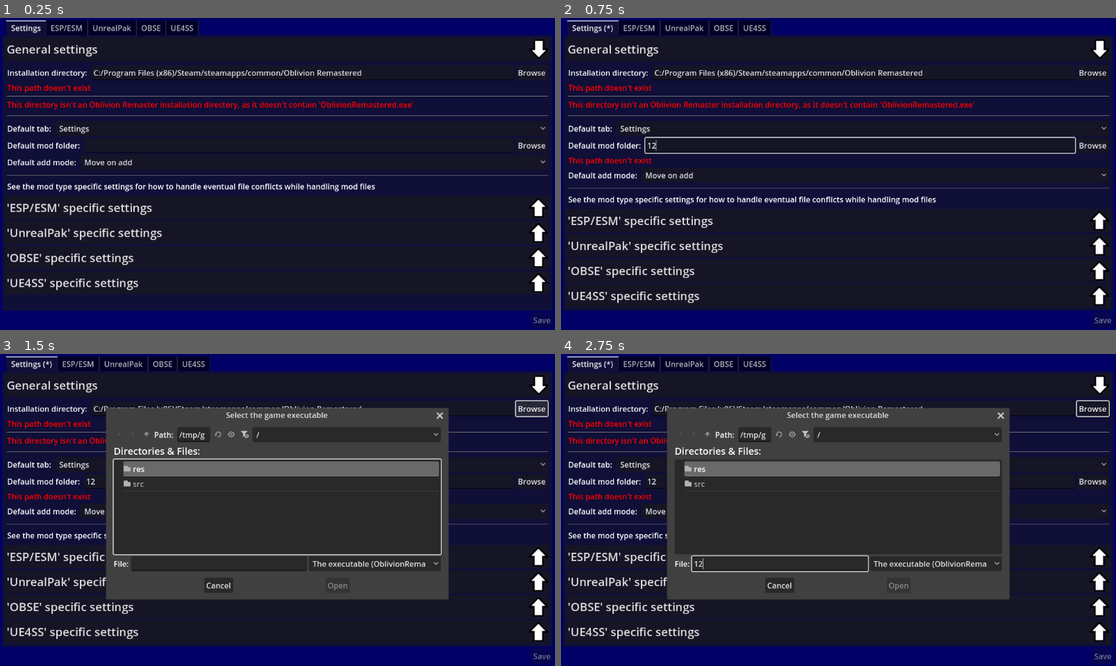
Above: before the commit, frames 1-4 (two rows, left to right).
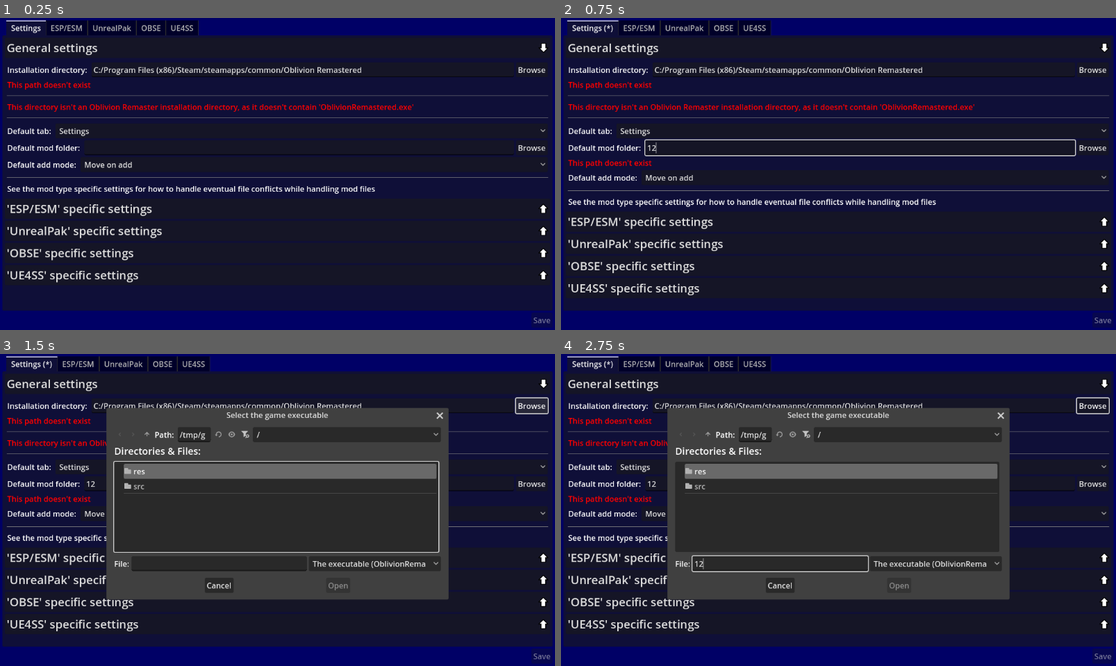
Above: after the commit, the same moments.

Repository: TheNamlessGuy/oblivion-remaster-mod-manager
Game: Godot game, scene res://src/main_window.tscn
The game is run twice, just before and just after one commit, with the same random seed, the same clock (stepped at 60 frames per second) and the same inputs.
Inputs (mouse positions are in pixels of both pictures, inside the frame that each line leads up to):
- Up to frame 1 (0.25 s): no input
- Up to frame 2 (0.75 s): click (860, 145) at 0.52 s; type "12" at 0.6 s
- Up to frame 3 (1.5 s): click "Browse" at 1.25 s
- Up to frame 4 (2.75 s): click (777, 563) at 2.02 s; type "12" at 2.1 s

The runs differ from the first frame. In frame 1, 8.8% of the frame differs, in the area x 1-99%, y 6-88%; in frame 2, 10%, in the area x 1-99%, y 6-93%; in frame 3, 8.7%; in frame 4, 7.4%.

Commit message:
Added custom theme support
Fixes #13

Diff:
--- a/project/project.godot
+++ b/project/project.godot
@@ -22,6 +22,7 @@
 Log="*res://src/global_scripts/log.gd"
 Config="*res://src/global_scripts/config.gd"
 CopyOnActivationMods="*res://src/global_scripts/copy_on_activation_mods.gd"
+ThemeManager="*res://src/global_scripts/theme_manager.gd"
 
 [display]
 
--- /dev/null
+++ b/project/res/default_theme.tres
@@ -0,0 +1,10 @@
+[gd_resource type="Theme" format=3 uid="uid://c10b6gwhnjmvi"]
+
+[resource]
+Button/constants/icon_max_width = 20
+HSeparator/constants/separation = 15
+MainWindow/colors/background_color = Color(0, 0, 0.4, 1)
+MarginContainer/constants/margin_bottom = 5
+MarginContainer/constants/margin_left = 5
+MarginContainer/constants/margin_right = 5
+MarginContainer/constants/margin_top = 5
--- a/project/src/components/mod_selector/mod_selector.tscn
+++ b/project/src/components/mod_selector/mod_selector.tscn
@@ -33,10 +33,6 @@
 [node name="MarginContainer" type="MarginContainer" parent="."]
 layout_mode = 2
 size_flags_horizontal = 3
-theme_override_constants/margin_left = 5
-theme_override_constants/margin_top = 5
-theme_override_constants/margin_right = 5
-theme_override_constants/margin_bottom = 5
 
 [node name="ScrollContainer" type="ScrollContainer" parent="MarginContainer"]
 layout_mode = 2
@@ -80,7 +76,6 @@
 size_flags_horizontal = 4
 size_flags_vertical = 4
 tooltip_text = "Move the selected mods up one step in the list"
-theme_override_constants/icon_max_width = 20
 icon = ExtResource("2_5wjti")
 icon_alignment = 1
 
@@ -89,7 +84,6 @@
 size_flags_horizontal = 4
 size_flags_vertical = 4
 tooltip_text = "Move the selected mods down one step in the list"
-theme_override_constants/icon_max_width = 20
 icon = ExtResource("2_62o63")
 icon_alignment = 1
 
@@ -154,7 +148,6 @@
 size_flags_horizontal = 4
 size_flags_vertical = 4
 tooltip_text = "Add new mods"
-theme_override_constants/icon_max_width = 20
 icon = ExtResource("6_ux7iu")
 
 [node name="FileDialog" type="FileDialog" parent="MarginContainer/ScrollContainer/VBoxContainer/ModLists/AvailableModsContainer/Header/AddButton"]
@@ -164,7 +157,6 @@
 size_flags_horizontal = 4
 size_flags_vertical = 4
 tooltip_text = "Remove selected mods"
-theme_override_constants/icon_max_width = 20
 icon = ExtResource("7_wgbqt")
 
 [node name="AvailableMods" type="ItemList" parent="MarginContainer/ScrollContainer/VBoxContainer/ModLists/AvailableModsContainer"]
--- a/project/src/components/settings/collapsible_settings_region.tscn
+++ b/project/src/components/settings/collapsible_settings_region.tscn
@@ -25,10 +25,6 @@
 
 [node name="ChildContainerContainer" type="MarginContainer" parent="."]
 layout_mode = 2
-theme_override_constants/margin_left = 5
-theme_override_constants/margin_top = 5
-theme_override_constants/margin_right = 5
-theme_override_constants/margin_bottom = 5
 
 [node name="ChildContainer" type="VBoxContainer" parent="ChildContainerContainer"]
 layout_mode = 2
--- a/project/src/components/settings_tab.tscn
+++ b/project/src/components/settings_tab.tscn
@@ -18,10 +18,6 @@
 anchor_bottom = 1.0
 grow_horizontal = 2
 grow_vertical = 2
-theme_override_constants/margin_left = 5
-theme_override_constants/margin_top = 5
-theme_override_constants/margin_right = 5
-theme_override_constants/margin_bottom = 5
 script = ExtResource("1_byv1d")
 
 [node name="ScrollContainer" type="ScrollContainer" parent="."]
@@ -46,7 +42,6 @@
 
 [node name="HSeparator1" type="HSeparator" parent="ScrollContainer/VBoxContainer/GeneralSettings"]
 layout_mode = 2
-theme_override_constants/separation = 15
 
 [node name="DefaultTabSelector" parent="ScrollContainer/VBoxContainer/GeneralSettings" instance=ExtResource("4_p0sff")]
 layout_mode = 2
@@ -82,7 +77,6 @@
 
 [node name="HSeparator2" type="HSeparator" parent="ScrollContainer/VBoxContainer/GeneralSettings"]
 layout_mode = 2
-theme_override_constants/separation = 15
 
 [node name="FileConflictModTypeInfo" type="Label" parent="ScrollContainer/VBoxContainer/GeneralSettings"]
 layout_mode = 2
@@ -106,7 +100,6 @@
 
 [node name="HSeparator1" type="HSeparator" parent="ScrollContainer/VBoxContainer/EspEsmSettings"]
 layout_mode = 2
-theme_override_constants/separation = 15
 
 [node name="DefaultModFolderSelector" parent="ScrollContainer/VBoxContainer/EspEsmSettings" instance=ExtResource("2_p0sff")]
 layout_mode = 2
@@ -131,7 +124,6 @@
 
 [node name="HSeparator2" type="HSeparator" parent="ScrollContainer/VBoxContainer/EspEsmSettings"]
 layout_mode = 2
-theme_override_constants/separation = 15
 
 [node name="AddModConflictSelector" parent="ScrollContainer/VBoxContainer/EspEsmSettings" instance=ExtResource("4_p0sff")]
 layout_mode = 2
@@ -193,7 +185,6 @@
 
 [node name="HSeparator1" type="HSeparator" parent="ScrollContainer/VBoxContainer/UnrealPakSettings"]
 layout_mode = 2
-theme_override_constants/separation = 15
 
 [node name="AvailableModFolderSelector" parent="ScrollContainer/VBoxContainer/UnrealPakSettings" instance=ExtResource("2_p0sff")]
 layout_mode = 2
@@ -227,7 +218,6 @@
 
 [node name="HSeparator2" type="HSeparator" parent="ScrollContainer/VBoxContainer/UnrealPakSettings"]
 layout_mode = 2
-theme_override_constants/separation = 15
 
 [node name="AddModConflictSelector" parent="ScrollContainer/VBoxContainer/UnrealPakSettings" instance=ExtResource("4_p0sff")]
 layout_mode = 2
@@ -309,7 +299,6 @@
 
 [node name="HSeparator1" type="HSeparator" parent="ScrollContainer/VBoxContainer/OBSESettings"]
 layout_mode = 2
-theme_override_constants/separation = 15
 
 [node name="AvailableModFolderSelector" parent="ScrollContainer/VBoxContainer/OBSESettings" instance=ExtResource("2_p0sff")]
 layout_mode = 2
@@ -343,7 +332,6 @@
 
 [node name="HSeparator2" type="HSeparator" parent="ScrollContainer/VBoxContainer/OBSESettings"]
 layout_mode = 2
-theme_override_constants/separation = 15
 
 [node name="AddModConflictSelector" parent="ScrollContainer/VBoxContainer/OBSESettings" instance=ExtResource("4_p0sff")]
 layout_mode = 2
@@ -425,7 +413,6 @@
 
 [node name="HSeparator1" type="HSeparator" parent="ScrollContainer/VBoxContainer/UE4SSSettings"]
 layout_mode = 2
-theme_override_constants/separation = 15
 
 [node name="DefaultModFolderSelector" parent="ScrollContainer/VBoxContainer/UE4SSSettings" instance=ExtResource("2_p0sff")]
 layout_mode = 2
@@ -450,7 +437,6 @@
 
 [node name="HSeparator2" type="HSeparator" parent="ScrollContainer/VBoxContainer/UE4SSSettings"]
 layout_mode = 2
-theme_override_constants/separation = 15
 
 [node name="AddModConflictSelector" parent="ScrollContainer/VBoxContainer/UE4SSSettings" instance=ExtResource("4_p0sff")]
 layout_mode = 2
--- a/project/src/global_scripts/global.gd
+++ b/project/src/global_scripts/global.gd
@@ -35,7 +35,11 @@
     return "namless-oblivion-remaster-mod-manager"
   return FileSystem.get_filename(OS.get_executable_path(), [".exe"])
 
-func get_executable_directory() -> String: return FileSystem.get_directory(OS.get_executable_path())
+func get_executable_directory() -> String:
+  if OS.is_debug_build():
+    return ProjectSettings.globalize_path("res://")
+  return FileSystem.get_directory(OS.get_executable_path())
+
 func get_manager_folder() -> String: return FileSystem.path([get_executable_directory(), get_executable_name()])
 func get_manager_subpath(file: String) -> String: return FileSystem.path([get_manager_folder(), file])
 
--- /dev/null
+++ b/project/src/global_scripts/theme_manager.gd
@@ -0,0 +1,27 @@
+extends Node
+
+# For typing
+enum Key {
+  UNKNOWN          = -1,
+
+  BACKGROUND_COLOR = 0,
+}
+
+# For usage
+const UNKNOWN = ThemeManager.Key.UNKNOWN
+const BACKGROUND_COLOR = ThemeManager.Key.BACKGROUND_COLOR
+
+func color(key: ThemeManager.Key, for_node: Control) -> Color:
+  return for_node.get_theme_color(_enum_key_to_str(key), for_node.get_name())
+
+func _ready() -> void:
+  var path = Global.get_manager_subpath("theme.tres")
+  if FileSystem.is_file(path):
+    var theme = load(path)
+    var children = get_tree().get_root().get_children()
+    for child in children:
+      if child is MainWindow:
+        child.theme = theme
+
+func _enum_key_to_str(key: ThemeManager.Key) -> String:
+  return ThemeManager.Key.find_key(key).to_lower()
--- a/project/src/main_window.gd
+++ b/project/src/main_window.gd
@@ -3,12 +3,15 @@
 
 @export var save_button: Button
 @export var tab_container: WindowTabContainer
+@export var background: ColorRect
 
 func _ready() -> void:
   save_button.button_up.connect(_on_save_button_pressed)
   tab_container.tab_changed.connect(_on_tab_changed)
 
   _on_tab_changed(tab_container.current_tab)
+
+  background.color = ThemeManager.color(ThemeManager.BACKGROUND_COLOR, self)
 
 func _on_save_button_pressed() -> void:
   tab_container.tab_node(tab_container.current_tab).save()
--- a/project/src/main_window.tscn
+++ b/project/src/main_window.tscn
@@ -1,18 +1,21 @@
-[gd_scene load_steps=3 format=3 uid="uid://bjwv31s6dex8a"]
+[gd_scene load_steps=4 format=3 uid="uid://bjwv31s6dex8a"]
 
 [ext_resource type="Script" uid="uid://ygkki874fl4x" path="res://src/main_window.gd" id="1_8yauh"]
+[ext_resource type="Theme" uid="uid://c10b6gwhnjmvi" path="res://res/default_theme.tres" id="2_bkkg0"]
 [ext_resource type="PackedScene" uid="uid://0po52glch3w" path="res://src/components/window_tab_container.tscn" id="2_l4bt5"]
 
-[node name="MainWindow" type="Control" node_paths=PackedStringArray("save_button", "tab_container")]
+[node name="MainWindow" type="Control" node_paths=PackedStringArray("save_button", "tab_container", "background")]
 layout_mode = 3
 anchors_preset = 15
 anchor_right = 1.0
 anchor_bottom = 1.0
 grow_horizontal = 2
 grow_vertical = 2
+theme = ExtResource("2_bkkg0")
 script = ExtResource("1_8yauh")
 save_button = NodePath("MarginContainer/WindowContent/ButtonContainer/SaveButton")
 tab_container = NodePath("MarginContainer/WindowContent/WindowTabContainer")
+background = NodePath("Background")
 
 [node name="Background" type="ColorRect" parent="."]
 layout_mode = 1
@@ -21,7 +24,6 @@
 anchor_bottom = 1.0
 grow_horizontal = 2
 grow_vertical = 2
-color = Color(0, 0, 0.4, 1)
 
 [node name="MarginContainer" type="MarginContainer" parent="."]
 layout_mode = 1
@@ -30,10 +32,7 @@
 anchor_bottom = 1.0
 grow_horizontal = 2
 grow_vertical = 2
-theme_override_constants/margin_left = 5
-theme_override_constants/margin_top = 5
-theme_override_constants/margin_right = 5
-theme_override_constants/margin_bottom = 5
+theme = ExtResource("2_bkkg0")
 
 [node name="WindowContent" type="VBoxContainer" parent="MarginContainer"]
 layout_mode = 2
Not shown, added: project/src/global_scripts/theme_manager.gd.uid
Not shown, changed: .gitignore
